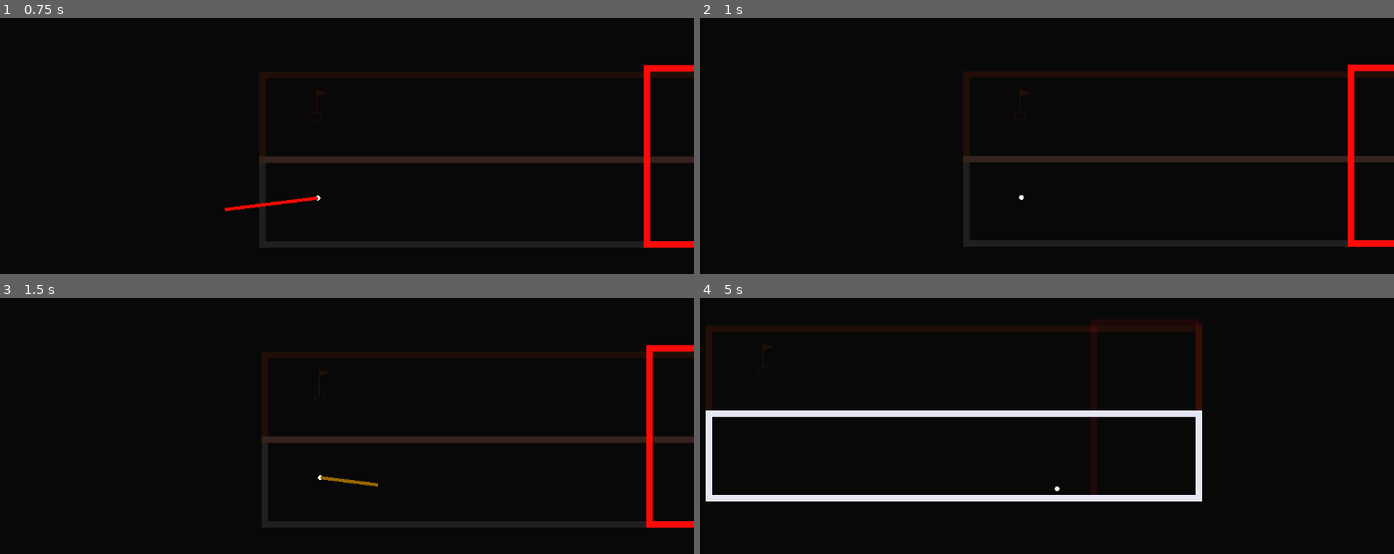
Above: before the commit, frames 1-4 (two rows, left to right).
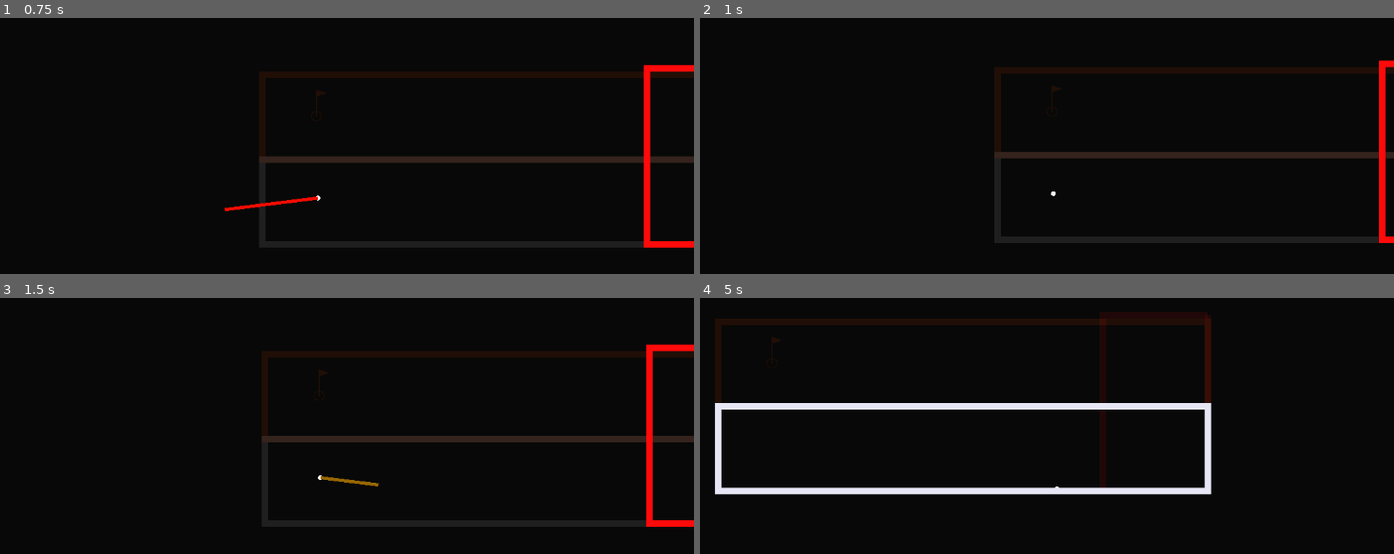
Above: after the commit, the same moments.

Repository: Renovare10/dimensional-golf
Game: Godot game, scene res://levels/level_03.tscn
Two runs of this game, one before a commit and one after it. Both use one fixed random seed, a clock stepped at 60 frames per second and the inputs below. This scene is started directly instead of the project's main scene.
Inputs (mouse positions are in pixels of both pictures, inside the frame that each line leads up to):
- Up to frame 1 (0.75 s): tap Enter at 0.5 s; move the mouse to (485, 176) at 0.52 s; hold Q (switch_layer_next) from 0.53 s (still down); click (485, 176) at 0.67 s
- Up to frame 2 (1 s): keep holding Q (switch_layer_next)
- Up to frame 3 (1.5 s): release Q (switch_layer_next) at 1.25 s; drag from (166, 500) to (319, 395) at 1.27 s
- Up to frame 4 (5 s): move the mouse to (1095, 385) at 2.02 s; hold Q (switch_layer_next) 2.03-2.75 s; click (1095, 385) at 2.17 s; drag from (outside the picture) to (790, 415) at 2.77 s; move the mouse to (1241, 541) at 3.52 s; hold Q (switch_layer_next) 3.53-4.25 s; click (1241, 541) at 3.67 s; drag from (790, 415) to (908, 372) at 4.27 s

Frame 1 is identical in both runs. In frame 2, 5.3% of the frame differs, in the area x 37-100%, y 16-90%; in frame 3, 0.4%; in frame 4, 14%, in the area x 0-74%, y 5-80%.

Commit message:
Extract dimension Manager

Diff:
--- /dev/null
+++ b/levels/DimensionSystem.tscn
@@ -0,0 +1,14 @@
+[gd_scene format=3 uid="uid://ch7pirb5s5hp7"]
+
+[ext_resource type="Script" uid="uid://d1ialuwo58pk4" path="res://levels/dimension_manager.gd" id="1_yvp3a"]
+[ext_resource type="Script" uid="uid://8jihn6lifi80" path="res://levels/dimension_visualizer.gd" id="2_xysme"]
+[ext_resource type="Script" uid="uid://cx8q2ienv758f" path="res://levels/safe_area_generator.gd" id="3_if721"]
+
+[node name="DimensionSystem" type="Node2D" unique_id=1635500330]
+script = ExtResource("1_yvp3a")
+
+[node name="Visualizer" type="Node" parent="." unique_id=1836751311]
+script = ExtResource("2_xysme")
+
+[node name="SafeAreaGenerator" type="Node2D" parent="." unique_id=2067477312]
+script = ExtResource("3_if721")
--- a/levels/dimension_manager.gd
+++ b/levels/dimension_manager.gd
@@ -2,7 +2,17 @@
 
 signal dimension_changed(index: int, color: Color)
 
-@export var dimension_colors: Array[Color] = [Color(1.0,0.2,0.2),Color(1.0,0.55,0.0),Color(1.0,1.0,0.2),Color(0.2,1.0,0.2),Color(0.2,0.65,1.0),Color(0.55,0.1,1.0),Color(0.85,0.1,0.9),Color(0.95,0.95,0.98)]
+@export var dimension_colors: Array[Color] = [
+	Color(0.95, 0.95, 0.98, 1),
+	Color(1, 0.2, 0.2, 1),
+	Color(1, 0.55, 0, 1),
+	Color(1, 1, 0.2, 1),
+	Color(0.2, 1, 0.2, 1),
+	Color(0.2, 0.65, 1, 1),
+	Color(0.55, 0.1, 1, 1),
+	Color(0.85, 0.1, 0.9, 1)
+]
+
 @export var transition_time: float = 0.22
 @export var inactive_opacity: float = 0.38
 @export var side_rotation_deg: float = 22.0
@@ -11,7 +21,7 @@
 
 var layers: Array[Node2D] = []
 var current_index: int = 0
-var check_safe_index: int = 0
+var transition_old_index: int = -1
 var ball: CharacterBody2D
 var check_timer: float = 0.0
 var grace_timer: float = 1.2
@@ -25,6 +35,7 @@
 	add_to_group("dimension_manager")
 	ball = get_parent().get_node_or_null("GolfBall")
 
+	# Collect any direct children named Layer0, Layer1, etc.
 	for child in get_children():
 		if child is Node2D and child.name.begins_with("Layer"):
 			layers.append(child)
@@ -36,9 +47,9 @@
 	safe_area.generate_hulls(layers, hull_padding)
 	visualizer.setup(layers, dimension_colors, transition_time, inactive_opacity, side_rotation_deg, side_offset_x)
 
-	check_safe_index = current_index
 	_update_ball_collision_mask()
 	dimension_changed.emit(current_index, dimension_colors[0])
+
 
 func _process(delta: float) -> void:
 	grace_timer += delta
@@ -47,65 +58,78 @@
 
 	if check_timer > 0.1:
 		check_timer = 0.0
-		if not ball or grace_timer <= 0.8: return
+		if not ball or grace_timer <= 0.8:
+			return
 
-		if transition_grace > 0.0:
-			# SEAMLESS: safe in old OR new dimension during transition
-			var safe_old = safe_area.is_ball_in_safe_area(check_safe_index, ball)
+		var is_safe := true
+
+		if transition_grace > 0.0 and transition_old_index != -1:
+			var safe_old = safe_area.is_ball_in_safe_area(transition_old_index, ball)
 			var safe_new = safe_area.is_ball_in_safe_area(current_index, ball)
-			if not (safe_old or safe_new):
+			is_safe = safe_old or safe_new
+		else:
+			is_safe = safe_area.is_ball_in_safe_area(current_index, ball)
+
+		if not is_safe:
+			if not safe_area.is_ball_in_safe_area(current_index, ball):
 				ball.respawn()
 				grace_timer = 0.0
+				transition_old_index = -1
 			return
 
-		# Normal check after transition
-		if not safe_area.is_ball_in_safe_area(check_safe_index, ball):
-			ball.respawn()
-			grace_timer = 0.0
 
 func _input(event: InputEvent) -> void:
-	if is_transitioning: return
+	if is_transitioning:
+		return
 
 	if event.is_action_pressed("switch_layer_next"):
 		_switch_to((current_index + 1) % layers.size())
 	elif event.is_action_pressed("switch_layer_prev"):
 		_switch_to((current_index - 1 + layers.size()) % layers.size())
 
+
 func _switch_to(new_index: int) -> void:
-	if is_transitioning or new_index == current_index: return
+	if is_transitioning or new_index == current_index:
+		return
 	is_transitioning = true
 
 	var old_index = current_index
 	current_index = new_index
-	check_safe_index = old_index
+	transition_old_index = old_index
 
 	if ball:
-		ball.collision_mask = 1 << current_index  # instant walls
+		ball.collision_mask = 1 << current_index
 
-	transition_grace = transition_time + 0.08
+	transition_grace = transition_time + 0.18
+
 	visualizer.animate_switch(current_index, transition_time)
 
-	get_tree().create_timer(transition_time + 0.12).timeout.connect(_on_transition_finished)
+	get_tree().create_timer(transition_time + 0.15).timeout.connect(_on_transition_finished)
 
 	dimension_changed.emit(current_index, dimension_colors[current_index % dimension_colors.size()])
 
-	# Immediate safety net
 	if ball and not safe_area.is_ball_in_safe_area(current_index, ball):
 		ball.respawn()
 
+
 func _on_transition_finished() -> void:
-	check_safe_index = current_index
 	is_transitioning = false
+	transition_old_index = -1
+
 
 func _update_ball_collision_mask() -> void:
 	if ball:
 		ball.collision_layer = 1
 
+
 func _set_layer_collision_bit(layer: Node2D, idx: int) -> void:
 	var bit = 1 << idx
 	for n in layer.get_children():
-		if n is StaticBody2D: n.collision_layer = bit
+		if n is StaticBody2D:
+			n.collision_layer = bit
 		for s in n.get_children():
-			if s is StaticBody2D: s.collision_layer = bit
+			if s is StaticBody2D:
+				s.collision_layer = bit
 			for ss in s.get_children():
-				if ss is StaticBody2D: ss.collision_layer = bit
+				if ss is StaticBody2D:
+					ss.collision_layer = bit
--- a/levels/level_01.tscn
+++ b/levels/level_01.tscn
@@ -12,7 +12,6 @@
 
 [node name="LayersContainer" type="Node2D" parent="." unique_id=1459958479]
 script = ExtResource("1_mllcm")
-dimension_colors = Array[Color]([Color(0.95, 0.95, 0.98, 1), Color(1, 0.2, 0.2, 1), Color(1, 0.55, 0, 1), Color(1, 1, 0.2, 1), Color(0.2, 1, 0.2, 1), Color(0.2, 0.65, 1, 1), Color(0.55, 0.1, 1, 1), Color(0.85, 0.1, 0.9, 1)])
 transition_time = 0.1
 
 [node name="Layer0" type="Node2D" parent="LayersContainer" unique_id=155930399]
@@ -26,7 +25,6 @@
 
 [node name="Visualizer" type="Node" parent="LayersContainer" unique_id=1980243637]
 script = ExtResource("4_j0sdw")
-nearby_opacity = 0.1
 
 [node name="SafeAreaGenerator" type="Node2D" parent="LayersContainer" unique_id=23117027]
 script = ExtResource("5_jy02f")
--- a/levels/level_02.tscn
+++ b/levels/level_02.tscn
@@ -13,7 +13,6 @@
 
 [node name="LayersContainer" type="Node2D" parent="." unique_id=1459958479]
 script = ExtResource("1_mihb8")
-dimension_colors = Array[Color]([Color(0.95, 0.95, 0.98, 1), Color(1, 0.2, 0.2, 1), Color(1, 0.55, 0, 1), Color(1, 1, 0.2, 1), Color(0.2, 1, 0.2, 1), Color(0.2, 0.65, 1, 1), Color(0.55, 0.1, 1, 1), Color(0.85, 0.1, 0.9, 1)])
 transition_time = 0.1
 
 [node name="Layer0" type="Node2D" parent="LayersContainer" unique_id=155930399]
@@ -34,7 +33,6 @@
 
 [node name="Visualizer" type="Node" parent="LayersContainer" unique_id=1980243637]
 script = ExtResource("4_2owmk")
-nearby_opacity = 0.1
 
 [node name="SafeAreaGenerator" type="Node2D" parent="LayersContainer" unique_id=1445784454]
 script = ExtResource("5_cwmx8")
--- a/levels/level_03.tscn
+++ b/levels/level_03.tscn
@@ -1,48 +1,37 @@
 [gd_scene format=3 uid="uid://btmxp4nwkajv7"]
 
-[ext_resource type="Script" uid="uid://d1ialuwo58pk4" path="res://levels/dimension_manager.gd" id="1_2wlag"]
+[ext_resource type="PackedScene" uid="uid://ch7pirb5s5hp7" path="res://levels/DimensionSystem.tscn" id="1_3ew82"]
 [ext_resource type="PackedScene" uid="uid://5vkn5g6f1cej" path="res://obstacles/Wall.tscn" id="2_3ew82"]
 [ext_resource type="PackedScene" uid="uid://3jswqjkbebjp" path="res://obstacles/flag.tscn" id="3_0bj1y"]
-[ext_resource type="Script" uid="uid://8jihn6lifi80" path="res://levels/dimension_visualizer.gd" id="4_6181x"]
-[ext_resource type="Script" uid="uid://cx8q2ienv758f" path="res://levels/safe_area_generator.gd" id="5_j4ks3"]
 [ext_resource type="PackedScene" uid="uid://dmyjh8yqt7xgn" path="res://actors/GolfBall.tscn" id="6_5pqto"]
 [ext_resource type="PackedScene" uid="uid://bxlt1jm4afnon" path="res://camera/Camera.tscn" id="7_wrb7r"]
 
-[node name="Level" type="Node2D" unique_id=1966821203]
+[node name="Level2" type="Node2D" unique_id=1966821203]
 
-[node name="LayersContainer" type="Node2D" parent="." unique_id=1459958479]
-script = ExtResource("1_2wlag")
-dimension_colors = Array[Color]([Color(0.95, 0.95, 0.98, 1), Color(1, 0.2, 0.2, 1), Color(1, 0.55, 0, 1), Color(1, 1, 0.2, 1), Color(0.2, 1, 0.2, 1), Color(0.2, 0.65, 1, 1), Color(0.55, 0.1, 1, 1), Color(0.85, 0.1, 0.9, 1)])
-transition_time = 0.1
+[node name="DimensionSystem" parent="." unique_id=1635500330 instance=ExtResource("1_3ew82")]
 
-[node name="Layer0" type="Node2D" parent="LayersContainer" unique_id=155930399]
+[node name="Layer0" type="Node2D" parent="DimensionSystem" unique_id=155930399]
 
-[node name="Walls" parent="LayersContainer/Layer0" unique_id=1492645752 instance=ExtResource("2_3ew82")]
+[node name="Walls" parent="DimensionSystem/Layer0" unique_id=1492645752 instance=ExtResource("2_3ew82")]
 position = Vector2(-613, 160)
 points = PackedVector2Array(613, -160, 1000, -160, 1000, -30, 250, -30, 250, -160, 613, -160)
 
-[node name="Layer1" type="Node2D" parent="LayersContainer" unique_id=541906076]
+[node name="Layer1" type="Node2D" parent="DimensionSystem" unique_id=541906076]
 
-[node name="Walls" parent="LayersContainer/Layer1" unique_id=1180231711 instance=ExtResource("2_3ew82")]
+[node name="Walls" parent="DimensionSystem/Layer1" unique_id=1180231711 instance=ExtResource("2_3ew82")]
 position = Vector2(-613, 160)
 points = PackedVector2Array(1000, -300, 1000, -30, 839, -30, 839, -300, 1000, -300)
 
-[node name="Layer2" type="Node2D" parent="LayersContainer" unique_id=548461302]
+[node name="Layer2" type="Node2D" parent="DimensionSystem" unique_id=548461302]
 position = Vector2(0, -130)
 
-[node name="Walls" parent="LayersContainer/Layer2" unique_id=1710497902 instance=ExtResource("2_3ew82")]
+[node name="Walls" parent="DimensionSystem/Layer2" unique_id=1710497902 instance=ExtResource("2_3ew82")]
 position = Vector2(-613, 160)
 points = PackedVector2Array(613, -160, 1000, -160, 1000, -30, 250, -30, 250, -160, 613, -160)
 
-[node name="Flag" parent="LayersContainer/Layer2" unique_id=2137422166 instance=ExtResource("3_0bj1y")]
+[node name="Flag" parent="DimensionSystem/Layer2" unique_id=2137422166 instance=ExtResource("3_0bj1y")]
 position = Vector2(-277, 47)
 this_level = 1
-
-[node name="Visualizer" type="Node" parent="LayersContainer" unique_id=1980243637]
-script = ExtResource("4_6181x")
-
-[node name="SafeAreaGenerator" type="Node2D" parent="LayersContainer" unique_id=1730770808]
-script = ExtResource("5_j4ks3")
 
 [node name="GolfBall" parent="." unique_id=108662463 instance=ExtResource("6_5pqto")]
 position = Vector2(-278, 59)
